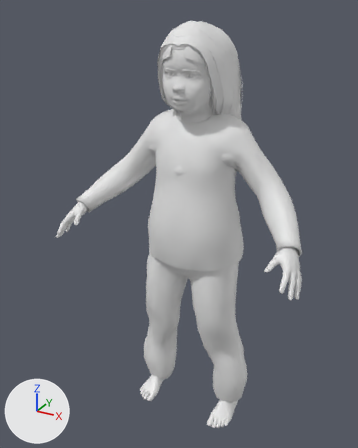
Before and after pictures for a commit that changed the glTF model layout/assets/bodies/jade05.glb.
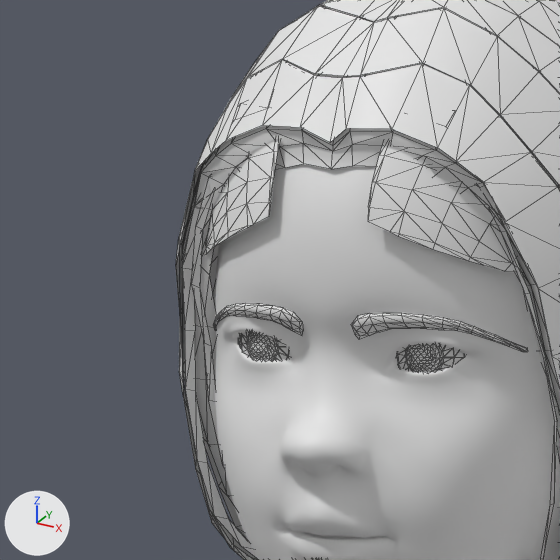
Each version appears first whole from a 50 mm camera at (0.551, -1.108, 1.119) aimed at (-0.027, -0.056, 0.593), and next in a close-up on the part from 37% to 59% of the width and 6% to 23% of the height. The axes (+X, +Y, +Z) are drawn at lower left. The lights are the same throughout. The older version's two pictures come first. The close-ups show mesh edges as thin lines. Vertices at exactly the same position are counted once.

Names of what the first close-up shows: 'body', 'brows', 'eyes', 'hair_kidbob', 'hair_kidbob__fringe'.
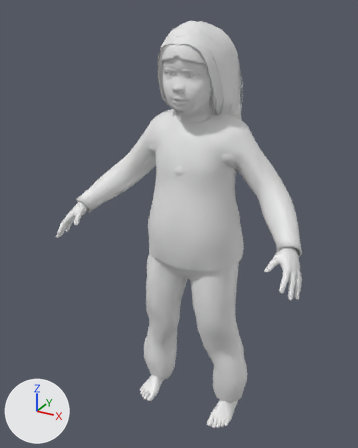
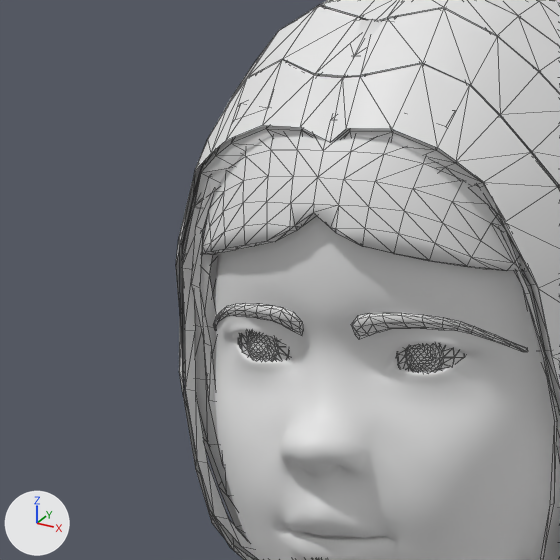
Changed parts and their boxes [x1, y1, x2, y2] in the close-ups (560 x 560 px):
'hair_kidbob__fringe', reshaped: before [206, 139, 516, 272]; after [202, 19, 524, 271]
part 1 of me_base_001, rebuilt: before [206, 139, 280, 254]; after [202, 19, 524, 271]
part 2 of me_base_001, deleted: before [368, 143, 516, 272]

What the commit changed:
me_base_001 is used by ob_hair_kidbob__fringe; location (0.0, 0.0, 0.0).
me_base_001 had 108 vertices, 158 faces and spanned x -0.0607..0.0607, y -0.1145..-0.0727, z 1.0038..1.0703.
me_base_001 now has 244 vertices, 484 faces and spans x -0.0618..0.0618, y -0.1179..-0.0715, z 1.0041..1.0746.
me_base_001 part 1: the loose piece of 54 vertices spanning x -0.0607..-0.0169, y -0.1145..-0.0727, z 1.0038..1.0703 is rebuilt with 244 vertices and now spans x -0.0618..0.0618, y -0.1179..-0.0715, z 1.0041..1.0746.
me_base_001 part 2: the loose piece of 54 vertices spanning x 0.0169..0.0607, y -0.1145..-0.0727, z 1.0038..1.0703 is deleted.
